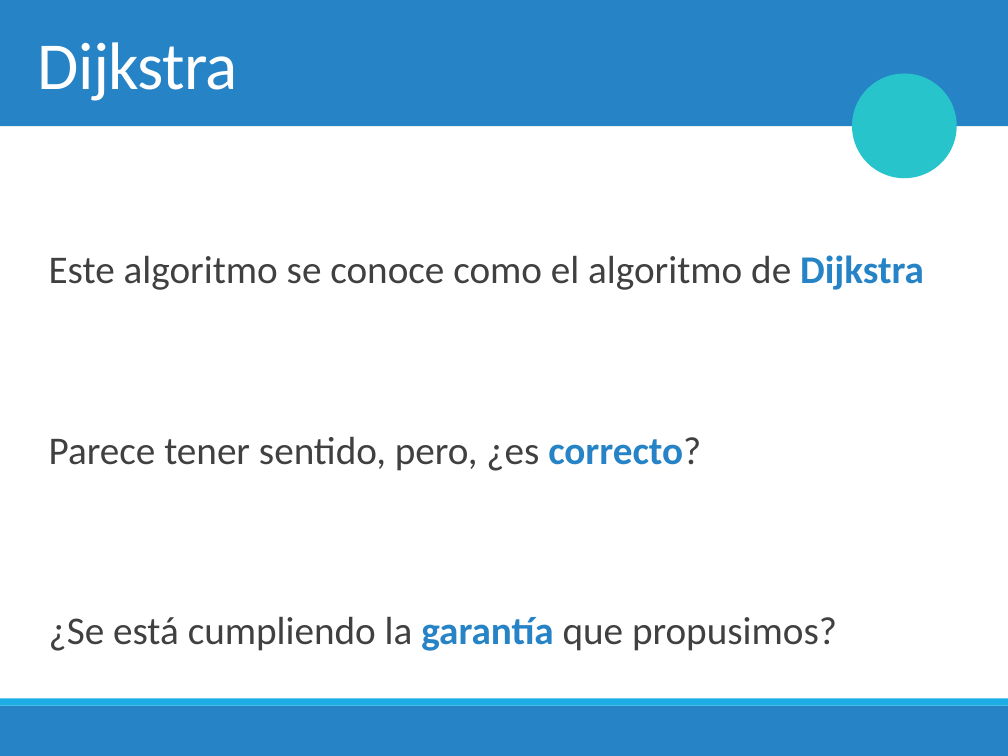
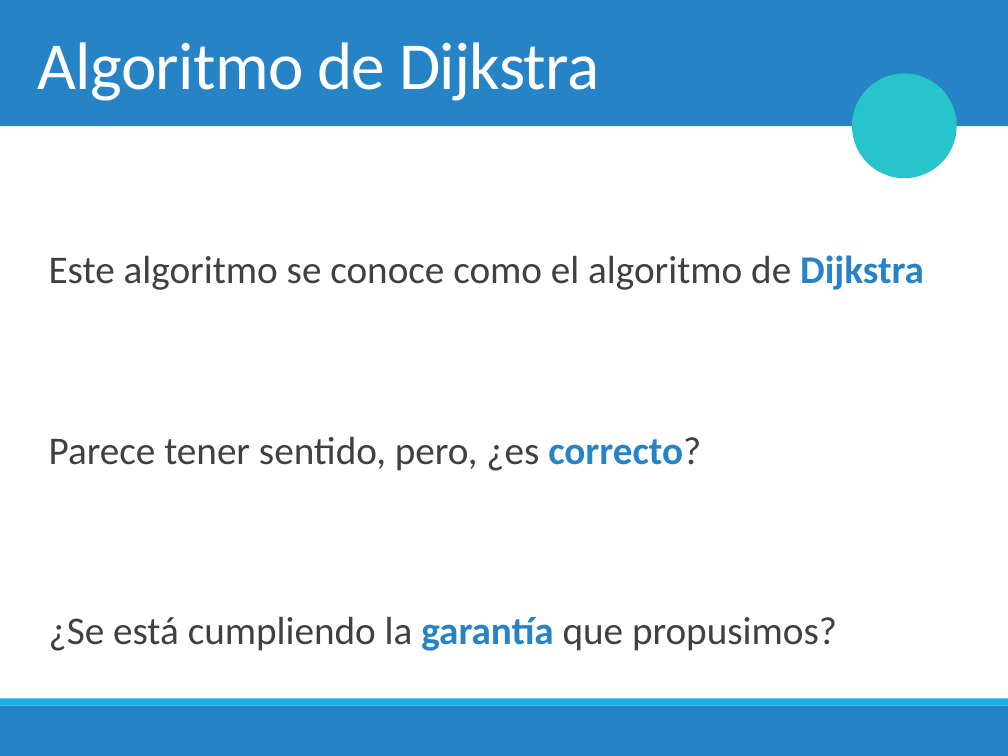
Before and after one commit to fvandeputte/2018-1, a slide deck: slide 11 of Clases/5. Algoritmos de Grafos/6. Dijkstra.pptx (slide 10 before the commit). Drawn at 1008x756 pixels with LibreOffice and Linux fonts; fonts in the diff are those of the drawing; background and template pictures are left out. Boxes give left, top, right and bottom in pixels: in the first picture for what was removed or moved away, otherwise in the second. Text is boxed around its words. In the diff, an @@ line names an element or a change of style, - is before the commit and + after.

```diff
--- a/Clases/5. Algoritmos de Grafos/6. Dijkstra.pptx
+++ b/Clases/5. Algoritmos de Grafos/6. Dijkstra.pptx
@@ title at bbox=[38, 42, 599, 101]: text changed @@
-Dijkstra
+Algoritmo de Dijkstra
```
Also in this commit, not shown: 6 other slides changed, 2 slides added, 3 other files.
